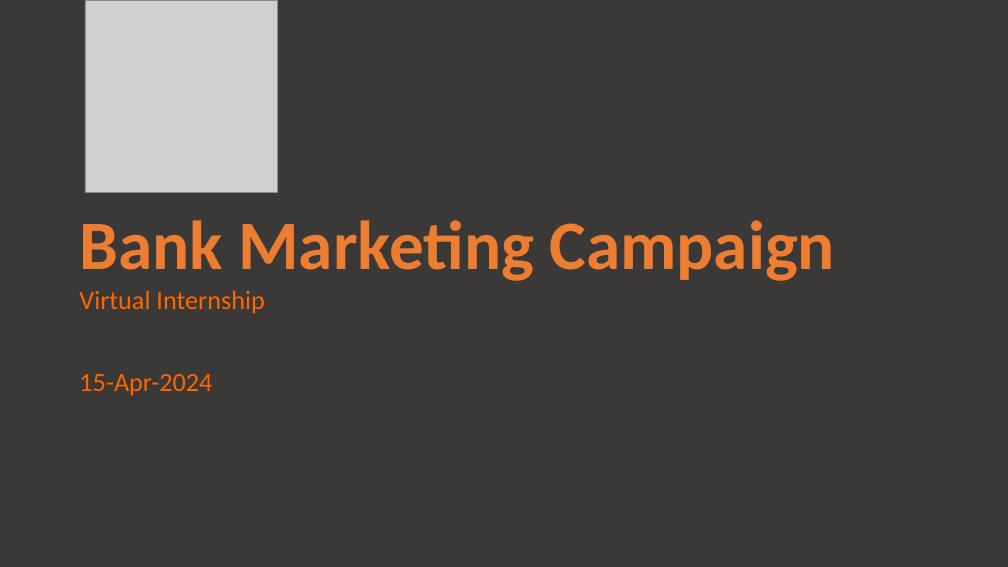
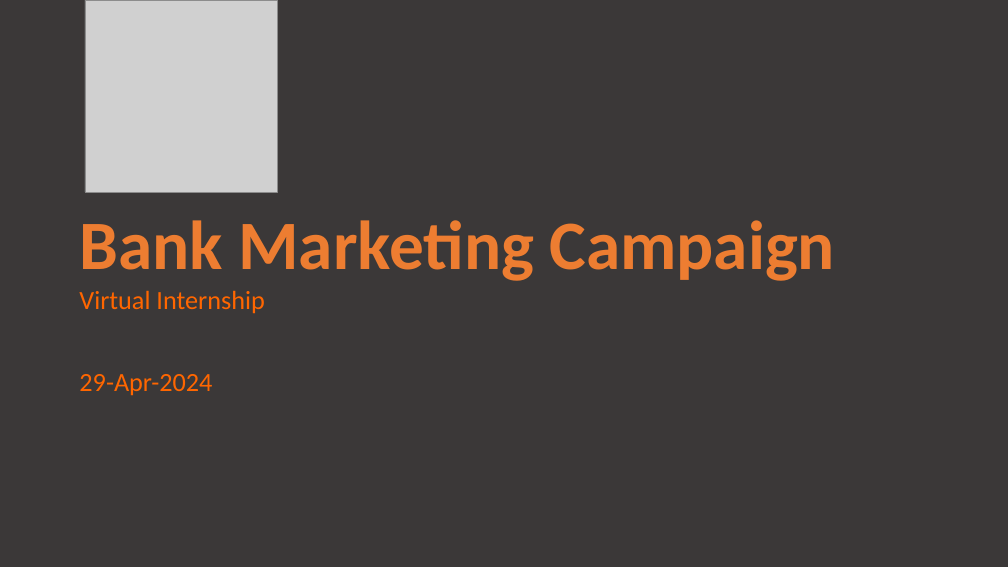
Before and after one commit to MuhammadNurilHuda/Bank-Marketing-Campaign, a slide deck: slide 1 of Bank Marketing Campaign - Final.pptx. Drawn at 1008x567 pixels with LibreOffice and Linux fonts; fonts in the diff are those of the drawing; grey boxes stand for pictures. Boxes give left, top, right and bottom in pixels: in the first picture for what was removed or moved away, otherwise in the second. Text is boxed around its words. In the diff, an @@ line names an element or a change of style, - is before the commit and + after.

```diff
--- a/Bank Marketing Campaign - Final.pptx
+++ b/Bank Marketing Campaign - Final.pptx
@@ text at bbox=[79, 374, 212, 396]: text changed @@
-15-Apr-2024
+29-Apr-2024
```
Also in this commit, not shown: 6 slides added, 1 slide removed, 6 other files.
